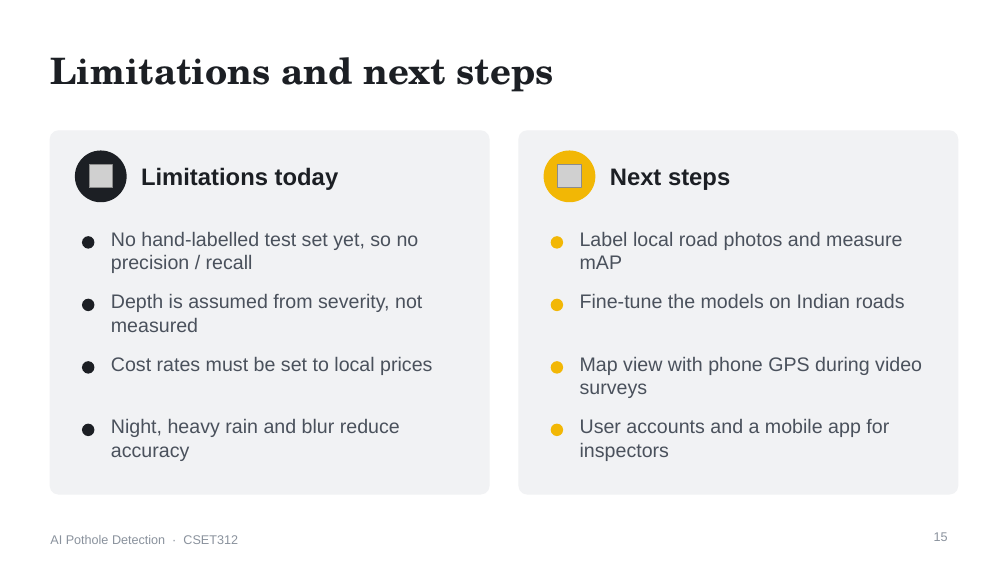
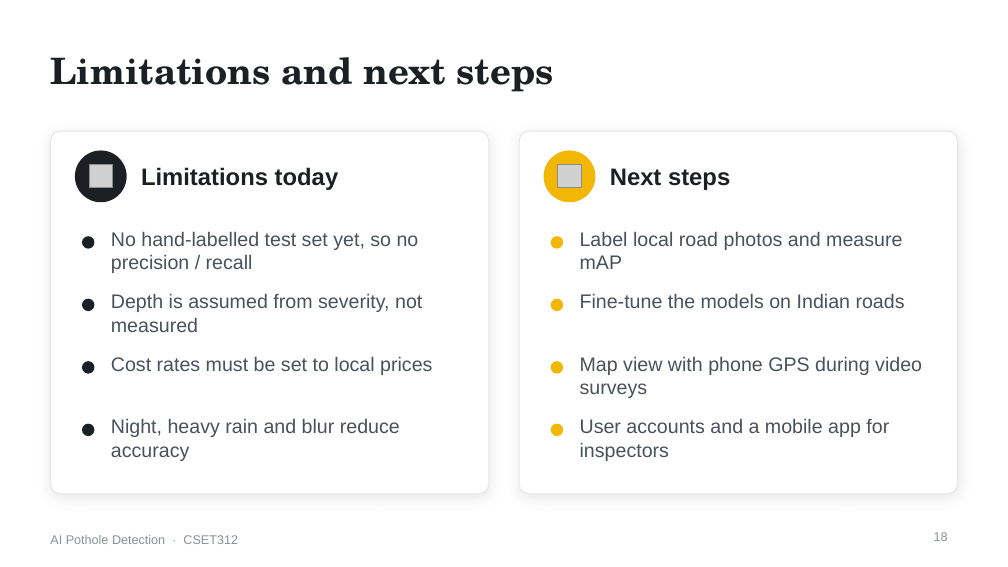
Before and after one commit to Rahulgurjar13/Ai-project-pothole-detection, a slide deck: slide 18 of Pothole_Detection_Presentation.pptx (slide 15 before the commit). Drawn at 1008x567 pixels with LibreOffice and Linux fonts; fonts in the diff are those of the drawing; grey boxes stand for pictures. Boxes give left, top, right and bottom in pixels: in the first picture for what was removed or moved away, otherwise in the second. Text is boxed around its words. In the diff, an @@ line names an element or a change of style, - is before the commit and + after.

```diff
--- a/Pothole_Detection_Presentation.pptx
+++ b/Pothole_Detection_Presentation.pptx
@@ rounded rectangle at box(50, 131, 489, 494): fill #F1F2F4 to #FFFFFF; outline #F1F2F4 1 pt to #E3E6EA 0.75 pt; shadow on; proportions changed @@
@@ rounded rectangle at box(519, 131, 958, 494): fill #F1F2F4 to #FFFFFF; outline #F1F2F4 1 pt to #E3E6EA 0.75 pt; shadow on; proportions changed @@
```
Also in this commit, not shown: 9 other slides changed, 3 slides added.
